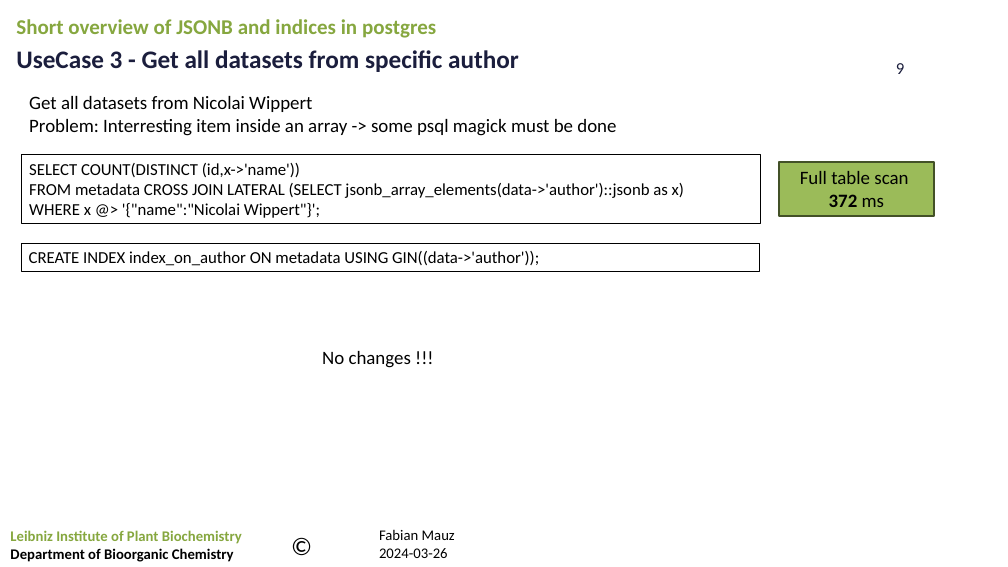
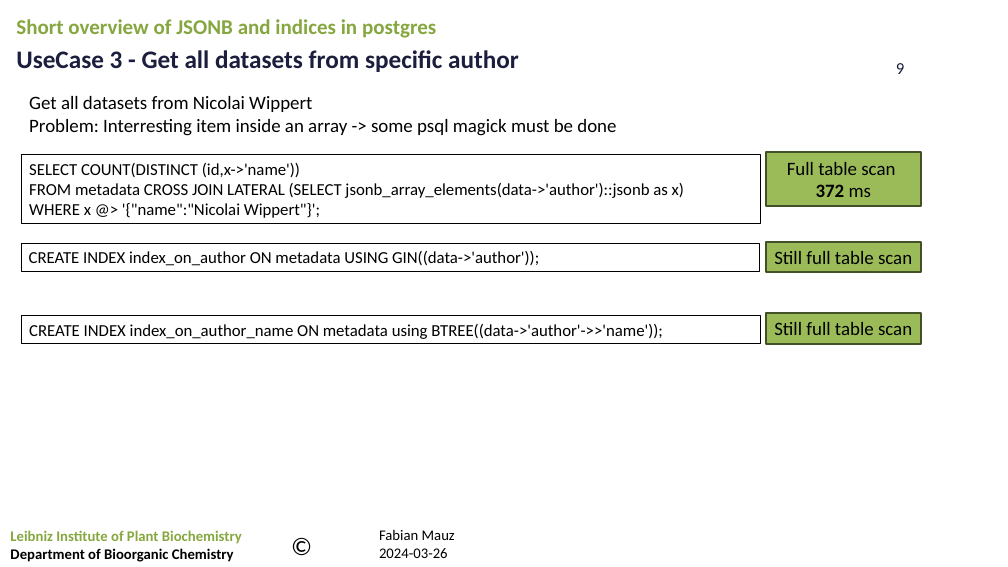
Before and after one commit to FabianMauz/ipb-talk-postgres-jsonb-index, a slide deck: slide 9 of 20240530_postgres-indices.pptx. Drawn at 1008x567 pixels with LibreOffice and Linux fonts; fonts in the diff are those of the drawing; background and template pictures are left out. Boxes give left, top, right and bottom in pixels: in the first picture for what was removed or moved away, otherwise in the second. Text is boxed around its words. In the diff, an @@ line names an element or a change of style, - is before the commit and + after.

Commit message:
add btree index sql query for example 2

```diff
--- a/20240530_postgres-indices.pptx
+++ b/20240530_postgres-indices.pptx
@@ rectangle "Full table scan 372 ms": place and size @@
-rectangle "Full table scan 372 ms" at (779, 163, 934, 216)
+rectangle "Full table scan 372 ms" at (766, 153, 921, 206)
@@ rectangle added at (766, 242, 921, 272), fill #9BBB59, outline #445227 2 pt, 18 pt, text #000000 @@
+Still full table scan
@@ rectangle added at (22, 316, 760, 344), outline #000000 0.75 pt, 16 pt, text #000000 @@
+CREATE INDEX index_on_author_name ON metadata using BTREE((data->'author'->>'name'));
@@ rectangle added at (766, 313, 921, 343), fill #9BBB59, outline #445227 2 pt, 18 pt, text #000000 @@
+Still full table scan
@@ text removed at (322, 351, 411, 368) @@
-No changes !!!
```
Also in this commit, not shown: 1 other slide changed, 1 other file.
